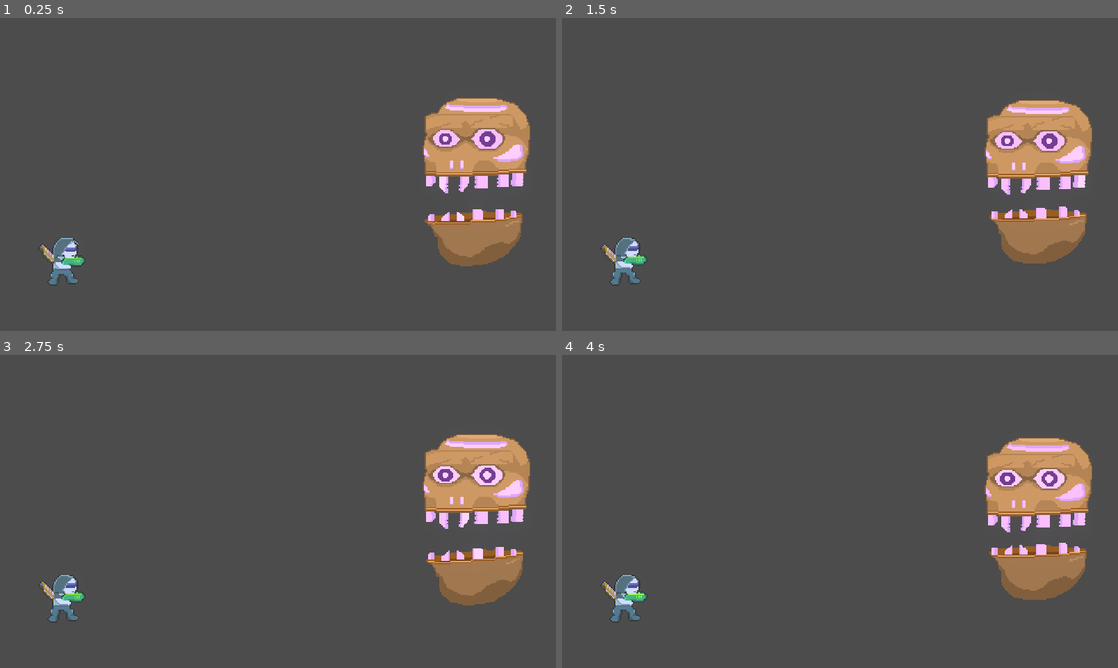
Above: before the commit, frames 1-4 (two rows, left to right).
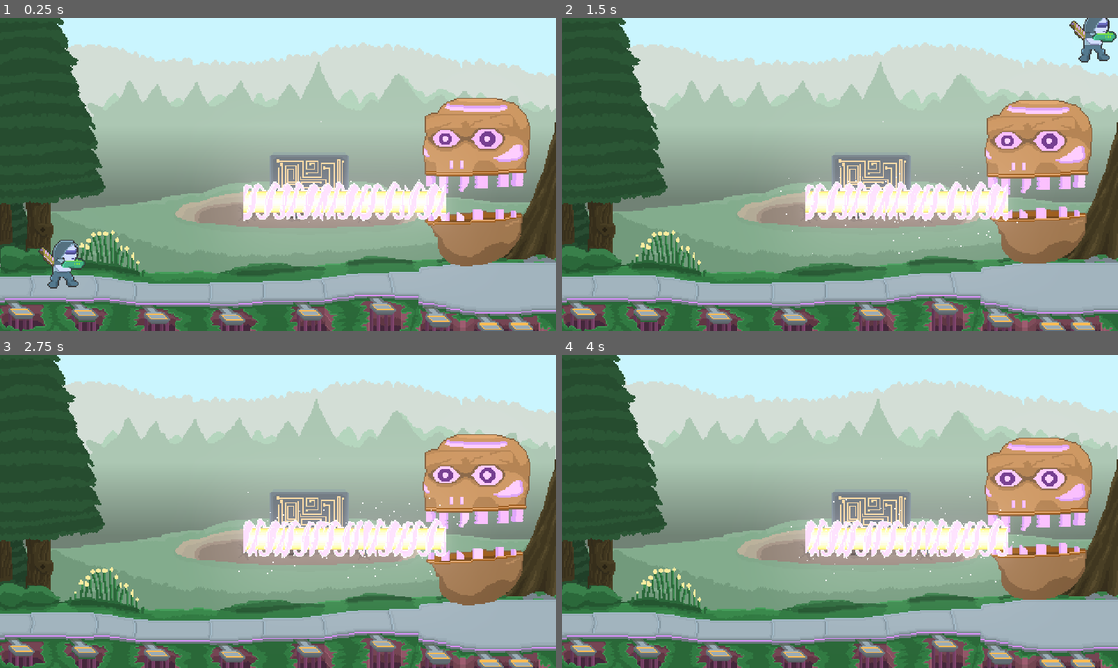
Above: after the commit, the same moments.

Repository: michaeldevlee/The-Lost-Agates-Gems
Game: Godot game, scene res://Main.tscn
Two runs of this game, one before a commit and one after it. Both use one fixed random seed, a clock stepped at 60 frames per second and the inputs below.
Inputs:
- Up to frame 1 (0.25 s): no input
- Up to frame 2 (1.5 s): hold X (player_shoot, bound only after the commit) 0.53-1.28 s; hold Right (player_right, bound only after the commit) from 0.53 s (still down); tap Z (player_dash, bound only after the commit) at 0.6 s; tap Space (player_jump, bound only after the commit) at 0.77, 1.07 s; tap X (player_shoot, bound only after the commit) at 1.35 s
- Up to frame 3 (2.75 s): tap Space (player_jump, bound only after the commit) at 1.52, 1.55, 1.82, 2.1 s; release Right (player_right, bound only after the commit) at 2.03 s; hold Left (player_left, bound only after the commit) from 2.03 s (still down); tap Z (player_dash, bound only after the commit) at 2.3 s
- Up to frame 4 (4 s): release Left (player_left, bound only after the commit) at 2.78 s; hold Right (player_right, bound only after the commit) from 2.78 s (still down); tap Z (player_dash, bound only after the commit) at 2.85 s; tap Space (player_jump, bound only after the commit) at 3.02, 3.32, 3.77, 3.8 s; tap X (player_shoot, bound only after the commit) at 3.05 s; hold X (player_shoot, bound only after the commit) from 3.53 s (still down)

The runs differ from the first frame. In frame 1, 92% of the frame differs, in the area x 0-100%, y 0-100%; in frame 2, 92%; in frame 3, 92%; in frame 4, 92%.

Commit message:
player, rock head laser updates
rock head laser, player movement, shooting

Diff:
--- /dev/null
+++ b/Bosses/Rock Head Boss/Animations/Laser/Charged Laser.tscn
@@ -0,0 +1,51 @@
+[gd_scene load_steps=8 format=2]
+
+[ext_resource path="res://Bosses/Rock Head Boss/Animations/Laser/Rock Head Laser-Sheet.png" type="Texture" id=1]
+
+[sub_resource type="AtlasTexture" id=13]
+atlas = ExtResource( 1 )
+region = Rect2( 0, 0, 36, 48 )
+
+[sub_resource type="AtlasTexture" id=14]
+atlas = ExtResource( 1 )
+region = Rect2( 36, 0, 36, 48 )
+
+[sub_resource type="AtlasTexture" id=15]
+atlas = ExtResource( 1 )
+region = Rect2( 72, 0, 36, 48 )
+
+[sub_resource type="AtlasTexture" id=16]
+atlas = ExtResource( 1 )
+region = Rect2( 108, 0, 36, 48 )
+
+[sub_resource type="SpriteFrames" id=17]
+animations = [ {
+"frames": [ SubResource( 13 ), SubResource( 14 ), SubResource( 15 ), SubResource( 16 ) ],
+"loop": true,
+"name": "default",
+"speed": 10.0
+} ]
+
+[sub_resource type="ParticlesMaterial" id=18]
+emission_shape = 2
+emission_box_extents = Vector3( 10, 10, 1 )
+flag_disable_z = true
+direction = Vector3( 1, 1, 0 )
+spread = 180.0
+gravity = Vector3( 0, 0, 0 )
+initial_velocity = 40.0
+orbit_velocity = 0.0
+orbit_velocity_random = 0.0
+
+[node name="Charged Laser" type="AnimatedSprite"]
+modulate = Color( 1.3, 1.3, 1.3, 1 )
+position = Vector2( 453, 208 )
+frames = SubResource( 17 )
+frame = 3
+playing = true
+centered = false
+
+[node name="Particles2D" type="Particles2D" parent="."]
+position = Vector2( 20, 23 )
+amount = 20
+process_material = SubResource( 18 )
--- a/Camera2D.gd
+++ b/Camera2D.gd
@@ -29,7 +29,6 @@
 func _process(delta):
 	if shake_timer and !shake_timer.is_stopped():
 		shake_camera()
-		print(offset)
 
 func _on_Shake_Timer_timeout():
 	offset = Vector2(0,0)
--- a/Main.tscn
+++ b/Main.tscn
@@ -24,6 +24,9 @@
 [ext_resource path="res://Bosses/Rock Head Boss/Charging Laser.tres" type="Animation" id=22]
 [ext_resource path="res://Player/Sprites/Player-Sheet.png" type="Texture" id=23]
 [ext_resource path="res://Player/Animations/Player Idle.tres" type="Animation" id=24]
+[ext_resource path="res://Player.gd" type="Script" id=25]
+[ext_resource path="res://Player/Bullet/Bullet.tscn" type="PackedScene" id=26]
+[ext_resource path="res://Bosses/Rock Head Boss/Animations/Laser/Charged Laser.tscn" type="PackedScene" id=27]
 
 [sub_resource type="Environment" id=10]
 background_mode = 4
@@ -248,7 +251,6 @@
 environment = SubResource( 10 )
 
 [node name="Background" type="Node2D" parent="."]
-visible = false
 
 [node name="Sky" type="Sprite" parent="Background"]
 texture = ExtResource( 5 )
@@ -303,7 +305,6 @@
 centered = false
 
 [node name="Foreground" type="Node2D" parent="."]
-visible = false
 
 [node name="Player Ground" type="Sprite" parent="Foreground"]
 texture = ExtResource( 13 )
@@ -314,8 +315,15 @@
 texture = ExtResource( 7 )
 centered = false
 
+[node name="StaticBody2D" type="StaticBody2D" parent="Foreground"]
+
+[node name="CollisionShape2D" type="CollisionPolygon2D" parent="Foreground/StaticBody2D"]
+polygon = PoolVector2Array( 1, 231, 83, 231, 117, 236, 181, 236, 335, 227, 481, 226, 479, 281, 2, 275, -2, 232 )
+
 [node name="Player" type="KinematicBody2D" parent="."]
 position = Vector2( 51, 209 )
+script = ExtResource( 25 )
+Bullet = ExtResource( 26 )
 
 [node name="Player Sprite" type="Sprite" parent="Player"]
 modulate = Color( 1.2, 1.2, 1.2, 1 )
@@ -334,6 +342,9 @@
 "anims/Player Walk" = SubResource( 11 )
 anims/RESET = SubResource( 12 )
 
+[node name="Bullet Spawn Point" type="Position2D" parent="Player"]
+position = Vector2( 22, -1 )
+
 [node name="Spider Boss" type="Node2D" parent="."]
 visible = false
 
@@ -355,7 +366,7 @@
 
 [node name="Top Sprite" type="Sprite" parent="Rock Head Boss"]
 modulate = Color( 1.1, 1.1, 1.1, 1 )
-position = Vector2( 412, 125.284 )
+position = Vector2( 412, 115 )
 texture = ExtResource( 16 )
 centered = false
 hframes = 12
@@ -368,7 +379,7 @@
 centered = false
 hframes = 12
 vframes = 4
-frame = 2
+frame = 24
 
 [node name="AnimationPlayer" type="AnimationPlayer" parent="Rock Head Boss"]
 autoplay = "Rock Head Idle 1"
@@ -382,6 +393,23 @@
 
 [node name="AnimationTree" type="AnimationTree" parent="Rock Head Boss"]
 
+[node name="Charged Laser" parent="Rock Head Boss" instance=ExtResource( 27 )]
+frame = 1
+
+[node name="Charged Laser2" parent="Rock Head Boss" instance=ExtResource( 27 )]
+position = Vector2( 417, 208 )
+frame = 2
+
+[node name="Charged Laser3" parent="Rock Head Boss" instance=ExtResource( 27 )]
+position = Vector2( 382, 208 )
+
+[node name="Charged Laser4" parent="Rock Head Boss" instance=ExtResource( 27 )]
+position = Vector2( 347, 208 )
+
+[node name="Charged Laser5" parent="Rock Head Boss" instance=ExtResource( 27 )]
+position = Vector2( 314, 208 )
+frame = 2
+
 [node name="Camera2D" type="Camera2D" parent="."]
 current = true
 limit_left = 0
--- /dev/null
+++ b/Player.gd
@@ -0,0 +1,70 @@
+extends KinematicBody2D
+
+export (int) var speed = 300
+export (int) var gravity = 900
+export var jump_impulse = 600
+var dash_multiplier = 1
+var velocity : Vector2 = Vector2()
+
+var hp = 100
+export (PackedScene) var Bullet
+
+onready var sprite = get_node("Player Sprite")
+onready var bullet_spawn_point = get_node("Bullet Spawn Point")
+
+
+func _ready():
+	register_signals()
+	initialize_variables()
+
+
+func move_from_input():
+	velocity.x = 0
+	if(Input.is_action_pressed("player_left")):
+		velocity.x -= speed * dash_multiplier
+	elif(Input.is_action_pressed("player_right")):
+		velocity.x += speed * dash_multiplier
+	if(Input.is_action_just_pressed("player_jump")) and is_on_floor():
+		velocity.y -= jump_impulse
+	if(Input.is_action_just_pressed("player_dash")):
+		dash_multiplier = 2
+		yield(get_tree().create_timer(0.4),"timeout")
+		dash_multiplier = 1
+	velocity = move_and_slide(velocity, Vector2.UP)
+
+
+func apply_gravity(delta):
+	velocity.y += gravity * delta
+
+func update_sprite_direction():
+	if velocity.x < 0:
+		sprite.set_flip_h(true)
+	elif velocity.x > 0:
+		sprite.set_flip_h(false)
+
+func shoot_projectile_from_input():
+	if(Input.is_action_pressed("player_shoot")):
+		if Bullet:
+			var bullet = Bullet.instance()
+			owner.add_child(bullet)
+			bullet.global_transform = bullet_spawn_point.global_transform
+
+func take_damage(amount):
+	hp -= amount
+
+func register_signals():
+	EventBus.connect("player_hit", self, "take_damage")
+
+#debugging purposes
+func _input(event):
+	if Input.is_action_just_pressed("ui_down"):
+		EventBus.emit_signal("player_hit", 2)
+
+func initialize_variables():
+	speed = speed * dash_multiplier
+
+func _physics_process(delta):
+	move_from_input()
+	apply_gravity(delta)
+	update_sprite_direction()
+	shoot_projectile_from_input()
--- /dev/null
+++ b/Player/Bullet/Bullet.gd
@@ -0,0 +1,17 @@
+extends AnimatedSprite
+
+var speed = 750
+
+func _physics_process(delta):
+	position += transform.x * speed * delta
+
+func _on_Bullet_body_entered(body):
+	if body.is_in_group("boss"):
+		# emit signal -> decrease boss' health
+		body.take_damage()
+		queue_free()
+
+
+func _on_VisibilityNotifier2D_screen_exited():
+	print("exited screen")
+	queue_free()
--- /dev/null
+++ b/Player/Bullet/Bullet.tscn
@@ -0,0 +1,55 @@
+[gd_scene load_steps=9 format=2]
+
+[ext_resource path="res://Player/Bullet/Sprite/Bullet Sprite-Sheet.png" type="Texture" id=1]
+[ext_resource path="res://Player/Bullet/Bullet.gd" type="Script" id=2]
+
+[sub_resource type="AtlasTexture" id=13]
+atlas = ExtResource( 1 )
+region = Rect2( 0, 0, 24, 24 )
+
+[sub_resource type="AtlasTexture" id=14]
+atlas = ExtResource( 1 )
+region = Rect2( 24, 0, 24, 24 )
+
+[sub_resource type="AtlasTexture" id=15]
+atlas = ExtResource( 1 )
+region = Rect2( 48, 0, 24, 24 )
+
+[sub_resource type="AtlasTexture" id=16]
+atlas = ExtResource( 1 )
+region = Rect2( 72, 0, 24, 24 )
+
+[sub_resource type="SpriteFrames" id=17]
+animations = [ {
+"frames": [ SubResource( 13 ), SubResource( 14 ), SubResource( 15 ), SubResource( 16 ) ],
+"loop": true,
+"name": "default",
+"speed": 15.0
+} ]
+
+[sub_resource type="ParticlesMaterial" id=18]
+emission_shape = 1
+emission_sphere_radius = 4.0
+flag_disable_z = true
+direction = Vector3( -1, 0, 0 )
+gravity = Vector3( 0, 0, 0 )
+initial_velocity = 10.0
+orbit_velocity = 0.0
+orbit_velocity_random = 0.0
+
+[node name="Bullet" type="AnimatedSprite"]
+modulate = Color( 1.5, 1.5, 1.5, 1 )
+frames = SubResource( 17 )
+playing = true
+centered = false
+offset = Vector2( -12, -12 )
+script = ExtResource( 2 )
+
+[node name="Particles2D" type="Particles2D" parent="."]
+position = Vector2( 7, 0 )
+amount = 60
+process_material = SubResource( 18 )
+
+[node name="VisibilityNotifier2D" type="VisibilityNotifier2D" parent="."]
+
+[connection signal="screen_exited" from="VisibilityNotifier2D" to="." method="_on_VisibilityNotifier2D_screen_exited"]
--- a/project.godot
+++ b/project.godot
@@ -51,6 +51,34 @@
 "svg/scale": 1.0
 }
 
+[input]
+
+player_left={
+"deadzone": 0.5,
+"events": [ Object(InputEventKey,"resource_local_to_scene":false,"resource_name":"","device":0,"alt":false,"shift":false,"control":false,"meta":false,"command":false,"pressed":false,"scancode":0,"physical_scancode":16777231,"unicode":0,"echo":false,"script":null)
+ ]
+}
+player_right={
+"deadzone": 0.5,
+"events": [ Object(InputEventKey,"resource_local_to_scene":false,"resource_name":"","device":0,"alt":false,"shift":false,"control":false,"meta":false,"command":false,"pressed":false,"scancode":0,"physical_scancode":16777233,"unicode":0,"echo":false,"script":null)
+ ]
+}
+player_jump={
+"deadzone": 0.5,
+"events": [ Object(InputEventKey,"resource_local_to_scene":false,"resource_name":"","device":0,"alt":false,"shift":false,"control":false,"meta":false,"command":false,"pressed":false,"scancode":0,"physical_scancode":32,"unicode":0,"echo":false,"script":null)
+ ]
+}
+player_shoot={
+"deadzone": 0.5,
+"events": [ Object(InputEventKey,"resource_local_to_scene":false,"resource_name":"","device":0,"alt":false,"shift":false,"control":false,"meta":false,"command":false,"pressed":false,"scancode":0,"physical_scancode":88,"unicode":0,"echo":false,"script":null)
+ ]
+}
+player_dash={
+"deadzone": 0.5,
+"events": [ Object(InputEventKey,"resource_local_to_scene":false,"resource_name":"","device":0,"alt":false,"shift":false,"control":false,"meta":false,"command":false,"pressed":false,"scancode":0,"physical_scancode":90,"unicode":0,"echo":false,"script":null)
+ ]
+}
+
 [physics]
 
 common/enable_pause_aware_picking=true
Binary file added: Bosses/Rock Head Boss/Animations/Laser/Rock Head Laser-Sheet.png
Not shown, added: Bosses/Rock Head Boss/Animations/Laser/Rock Head Laser-Sheet.png.import
Not shown: 1 places in Main.tscn that only renumber resources
Binary file added: Player/Bullet/Sprite/Bullet Sprite-Sheet.aseprite
Binary file added: Player/Bullet/Sprite/Bullet Sprite-Sheet.png
Not shown, added: Player/Bullet/Sprite/Bullet Sprite-Sheet.png.import
Binary file added: Player/Bullet/Sprite/Bullet Sprite.aseprite
